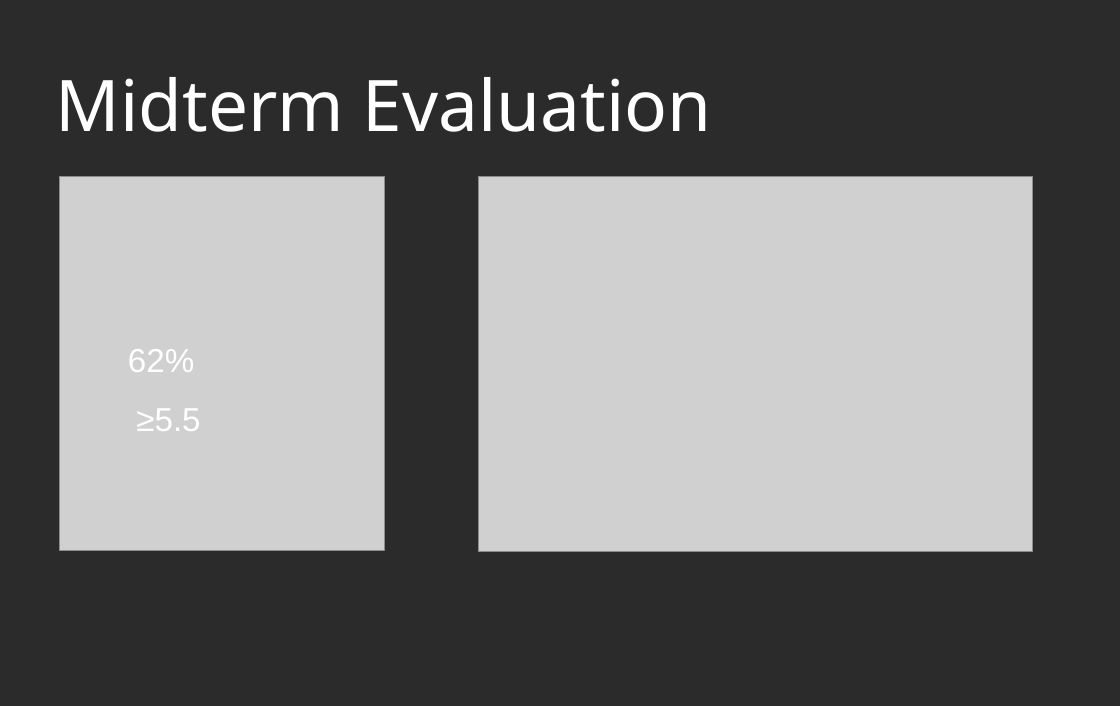
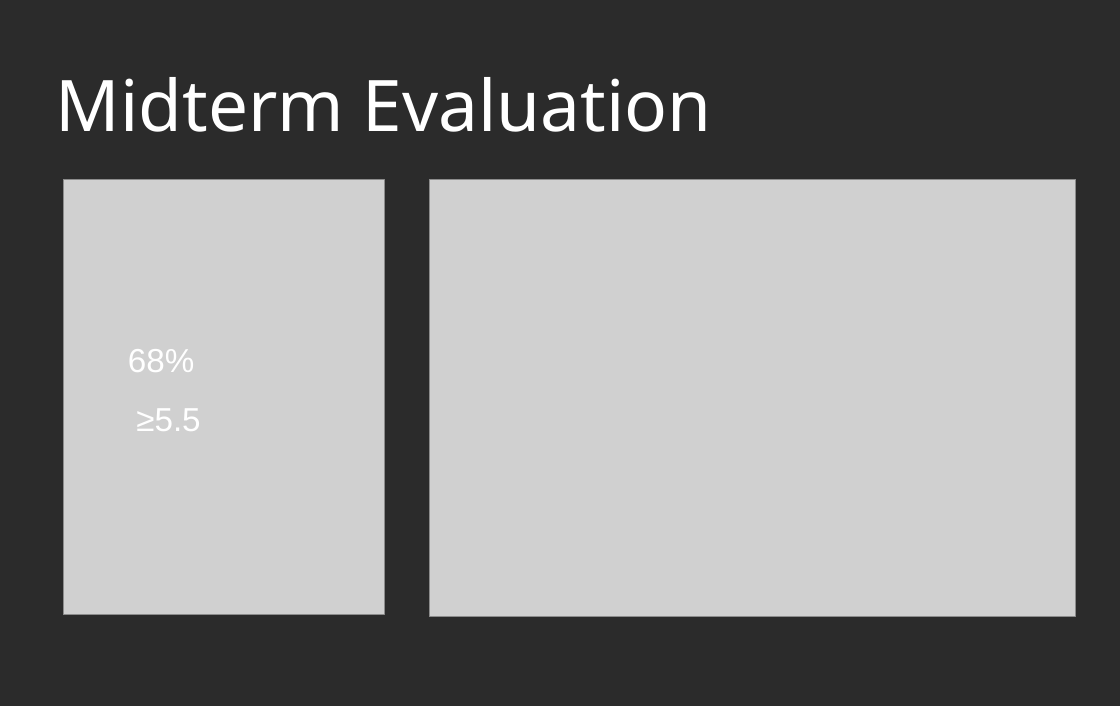
Before and after one commit to annalenalamprecht/CoTaPP, a slide deck: slide 3 of Lecture Notes/12 Midterm Evaluation.odp. Drawn at 1120x706 pixels with LibreOffice and Linux fonts; fonts in the diff are those of the drawing; grey boxes stand for pictures; background and template pictures are left out; a plain dark background stands for a picture behind light text. Boxes give left, top, right and bottom in pixels: in the first picture for what was removed or moved away, otherwise in the second. Text is boxed around its words. In the diff, an @@ line names an element or a change of style, - is before the commit and + after.

```diff
--- a/Lecture Notes/12 Midterm Evaluation.odp
+++ b/Lecture Notes/12 Midterm Evaluation.odp
@@ picture: place and size @@
-picture at bbox=[60, 177, 384, 551]
+picture at bbox=[63, 179, 384, 615]
@@ picture: place and size @@
-picture at bbox=[478, 176, 1033, 551]
+picture at bbox=[429, 179, 1076, 616]
@@ text at bbox=[128, 349, 194, 372]: text changed @@
-62%
+68%
```
Also in this commit, not shown: 4 other slides changed, 8 slides removed.
